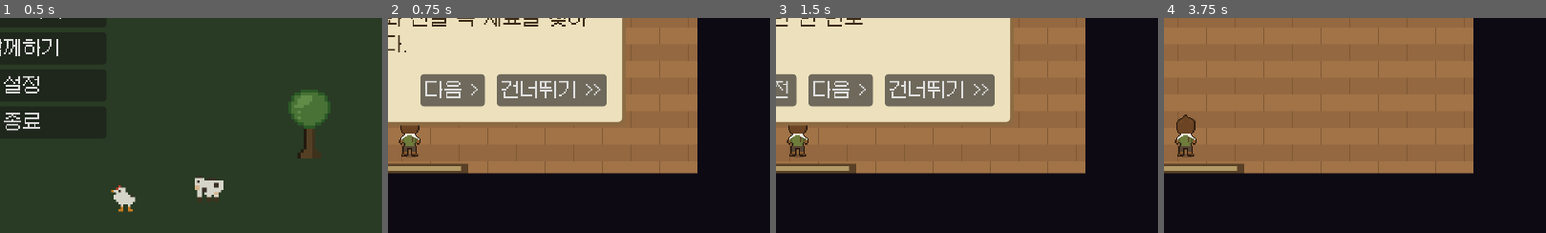
Above: before the commit, frames 1-4 (left to right).
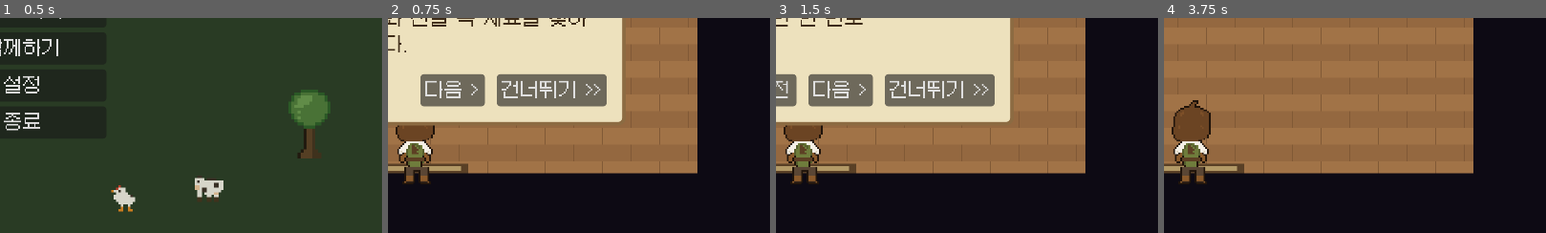
Above: after the commit, the same moments.

Repository: kyojin00/kyojingame
Game: Godot game, scene res://scenes/title.tscn
Two runs of this game, one before a commit and one after it. Both use one fixed random seed, a clock stepped at 60 frames per second and the inputs below.
Inputs:
- Up to frame 1 (0.5 s): no input
- Up to frame 2 (0.75 s): click "새로 시작" at 0.5 s
- Up to frame 3 (1.5 s): click "다음 >" at 1.25 s
- Up to frame 4 (3.75 s): click "< 이전" at 2 s; click "건너뛰기 >>" at 2.75 s; click "시작하기" at 3.5 s
The pictures show only the part of the screen within x 47-97%, y 50-100%; the shares and areas given below are measured in that part.

Frame 1 is identical in both runs. In frame 2, 1.7% of the frame differs, in the area x 2-13%, y 49-77%; in frame 3, 1.7%; in frame 4, 2.4%, in the area x 2-13%, y 38-77%.

Commit message:
캐릭터 리뉴얼: 32x48 고디테일 도트 + 1.5배 표시 (화면상 48x72)
- 시안 디테일 재현: 아호게, 눈동자 하이라이트, 볼터치, 조끼 단추,
  허리끈+주머니, 무릎 패치, 크림 셔츠 음영
- NPC 5명도 같은 베이스 팔레트 스왑으로 자동 적용
- 스프라이트 1.5배 표시로 캐릭터 존재감 강화 (발밑 앵커 유지)
- 머리 위 힌트/낚시 표시/네비 화살표/그림자 높이 보정

Co-Authored-By: Claude Fable 5 <noreply@anthropic.com>
Claude-Session: https://claude.ai/code/session_01G16d56kTH5eNwk3gstTUwt

Diff:
--- a/game/scenes/player.tscn
+++ b/game/scenes/player.tscn
@@ -6,7 +6,8 @@
 script = ExtResource("1_player")
 
 [node name="Sprite" type="Sprite2D" parent="."]
-offset = Vector2(-12, -35)
+offset = Vector2(-16, -47)
+scale = Vector2(1.5, 1.5)
 centered = false
 
 [node name="Camera" type="Camera2D" parent="."]
--- a/game/scripts/interior_ui.gd
+++ b/game/scripts/interior_ui.gd
@@ -39,6 +39,7 @@
 
 	player_sprite = Sprite2D.new()
 	player_sprite.centered = false
+	player_sprite.scale = Vector2(1.5, 1.5)
 	add_child(player_sprite)
 
 
@@ -281,7 +282,7 @@
 			tex_name = "player_side_%d" % frame
 			player_sprite.flip_h = pdir == "left"
 	player_sprite.texture = main.tex[tex_name]
-	player_sprite.position = ppos + Vector2(-12, -35)
+	player_sprite.position = ppos + Vector2(-16, -47)
 	player_sprite.modulate.a = 0.4 if deco_mode else 1.0
 
 
--- a/game/scripts/main.gd
+++ b/game/scripts/main.gd
@@ -2191,13 +2191,13 @@
 	# 낚시 인디케이터 (대기: 점점점 / 입질: 노란 느낌표)
 	if player != null:
 		if fishing_state == "waiting":
-			var base := player.position + Vector2(-6, -50)
+			var base := player.position + Vector2(-6, -60)
 			var dots := int(weather_time * 2.0) % 3 + 1
 			for i in dots:
 				overlay.draw_rect(Rect2(base + Vector2(i * 5, 0), Vector2(2, 2)),
 					Color(1, 1, 1, 0.8))
 		elif fishing_state == "bite":
-			var base := player.position + Vector2(-1, -58)
+			var base := player.position + Vector2(-1, -68)
 			overlay.draw_rect(Rect2(base, Vector2(3, 7)), Color(1, 0.85, 0.2))
 			overlay.draw_rect(Rect2(base + Vector2(0, 9), Vector2(3, 3)), Color(1, 0.85, 0.2))
 
@@ -2213,7 +2213,7 @@
 	# 반환: [문구, 기준 위치(월드)] 또는 []
 	if player == null or ui_open():
 		return []
-	var above_player := player.position + Vector2(0, -52)
+	var above_player := player.position + Vector2(0, -62)
 	if fishing_state == "bite":
 		return ["지금이다!", above_player]
 	if fishing_state == "waiting":
@@ -2315,7 +2315,7 @@
 		return  # 목적지 근처에서는 숨긴다
 	var dirv := to.normalized()
 	var bob := sin(weather_time * 6.0) * 2.0
-	var base := player.position + Vector2(0, -44) + dirv * (16.0 + bob)
+	var base := player.position + Vector2(0, -52) + dirv * (16.0 + bob)
 	var tip := base + dirv * 7.0
 	var left := base + dirv.rotated(2.6) * 4.0
 	var right := base + dirv.rotated(-2.6) * 4.0
--- a/game/scripts/npc.gd
+++ b/game/scripts/npc.gd
@@ -16,7 +16,8 @@
 func _ready() -> void:
 	sprite = Sprite2D.new()
 	sprite.centered = false
-	sprite.offset = Vector2(-12, -35)
+	sprite.offset = Vector2(-16, -47)
+	sprite.scale = Vector2(1.5, 1.5)
 	add_child(sprite)
 	target = position
 	wait = randf_range(0.5, 2.0)
--- a/game/scripts/player.gd
+++ b/game/scripts/player.gd
@@ -21,7 +21,7 @@
 
 func _draw() -> void:
 	# 발밑 그림자
-	draw_rect(Rect2(-4, -2, 8, 3), Color(0, 0, 0, 0.22))
+	draw_rect(Rect2(-6, -2, 12, 4), Color(0, 0, 0, 0.22))
 
 
 func _process(delta: float) -> void:
--- a/game/scripts/remote_player.gd
+++ b/game/scripts/remote_player.gd
@@ -13,7 +13,8 @@
 func _ready() -> void:
 	sprite = Sprite2D.new()
 	sprite.centered = false
-	sprite.offset = Vector2(-12, -35)
+	sprite.offset = Vector2(-16, -47)
+	sprite.scale = Vector2(1.5, 1.5)
 	sprite.modulate = tint
 	add_child(sprite)
 	target_pos = position
Binary file changed: game/assets/sprites/npc_blacksmith_down_0.png
Binary file changed: game/assets/sprites/npc_blacksmith_down_1.png
Binary file changed: game/assets/sprites/npc_blacksmith_side_0.png
Binary file changed: game/assets/sprites/npc_blacksmith_side_1.png
Binary file changed: game/assets/sprites/npc_blacksmith_up_0.png
Binary file changed: game/assets/sprites/npc_blacksmith_up_1.png
Binary file changed: game/assets/sprites/npc_chief_down_0.png
Binary file changed: game/assets/sprites/npc_chief_down_1.png
Binary file changed: game/assets/sprites/npc_chief_side_0.png
Binary file changed: game/assets/sprites/npc_chief_side_1.png
Binary file changed: game/assets/sprites/npc_chief_up_0.png
Binary file changed: game/assets/sprites/npc_chief_up_1.png
(and 25 more such lines)
